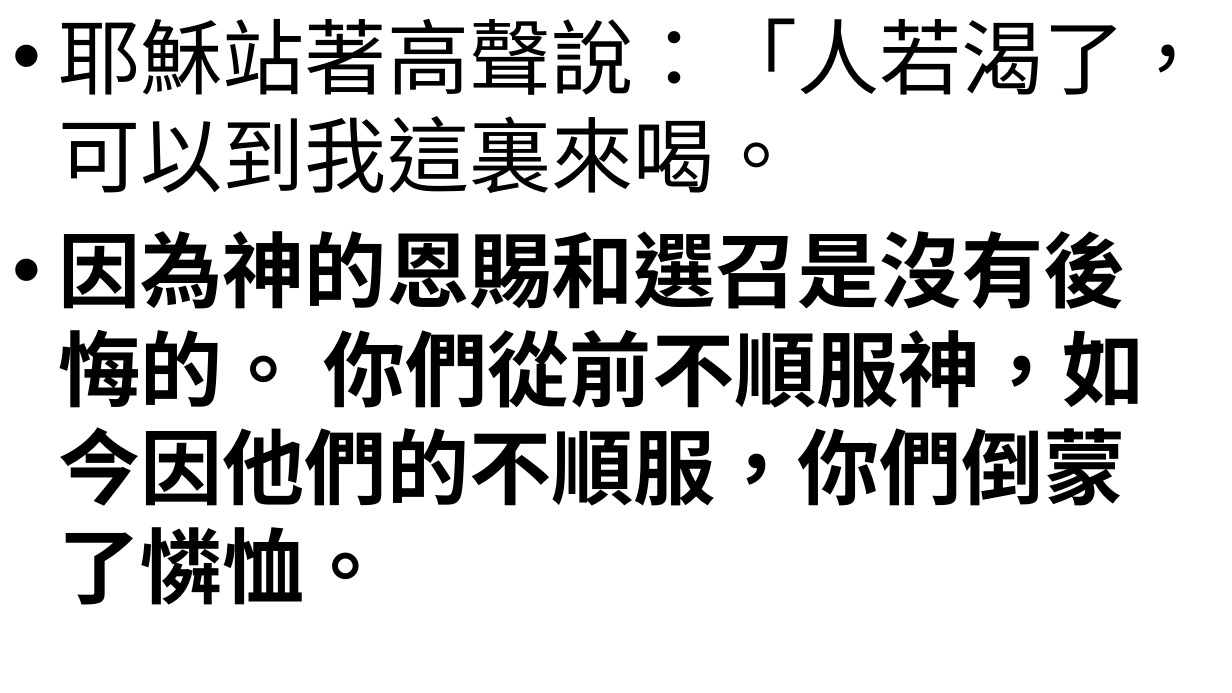
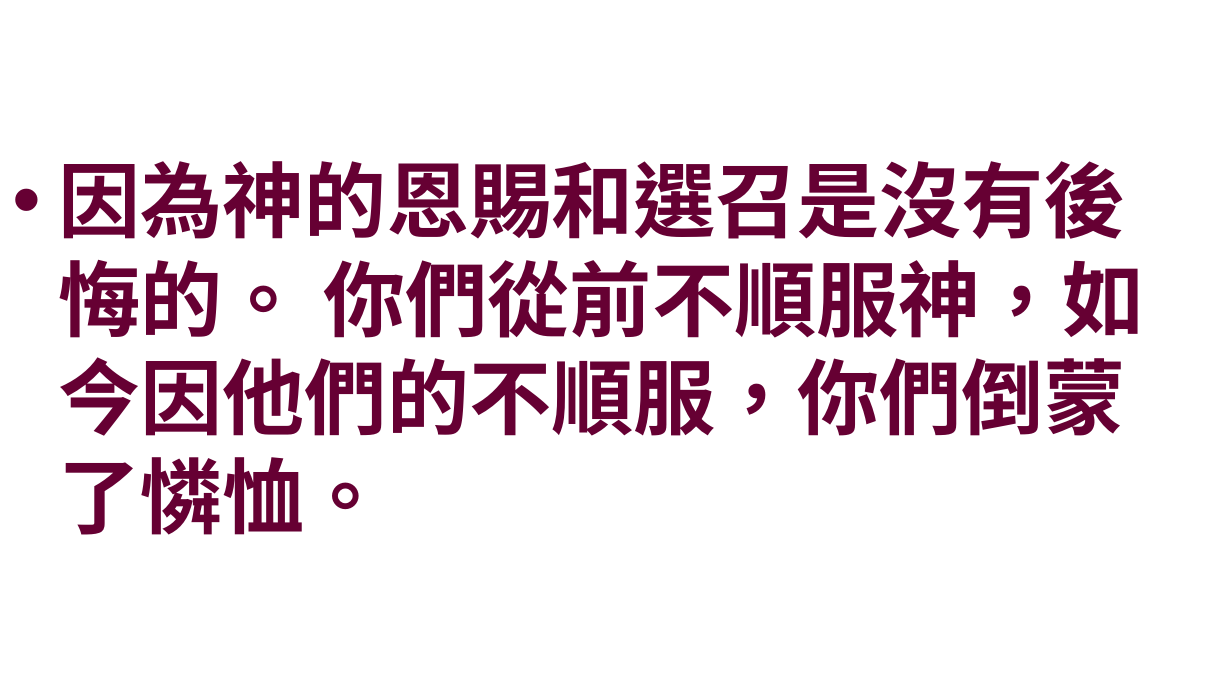
Before and after one commit to batisuoc/worship-resources, a slide deck: slide 4 of 26神的呼召.pptx. Drawn at 1232x693 pixels with LibreOffice and Linux fonts; fonts in the diff are those of the drawing; background and template pictures are left out. Boxes give left, top, right and bottom in pixels: in the first picture for what was removed or moved away, otherwise in the second. Text is boxed around its words. In the diff, an @@ line names an element or a change of style, - is before the commit and + after.

```diff
--- a/26神的呼召.pptx
+++ b/26神的呼召.pptx
@@ text "因為神的恩賜和選召是沒有後悔的。 你們從前不順服神，如今因他們的不順服，你們倒蒙了憐恤。" at (x1=59, y1=161, x2=1145, y2=535): font Noto Sans CJK TC to Noto Sans CJK SC, text colour #000000 to #660033; vertical alignment top to middle @@
@@ text at (x1=59, y1=18, x2=1209, y2=193): paragraph removed @@
-• 耶穌站著高聲說：「人若渴了，可以到我這裏來喝。
```
Also in this commit, not shown: 5 other slides changed.
